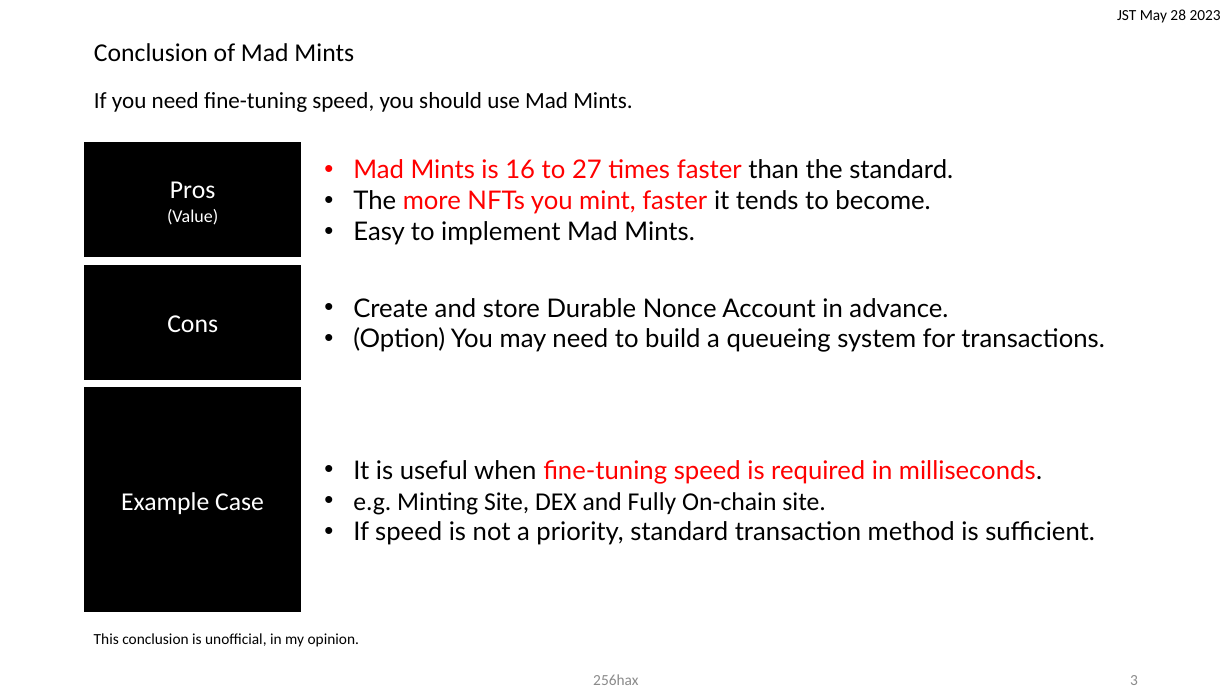
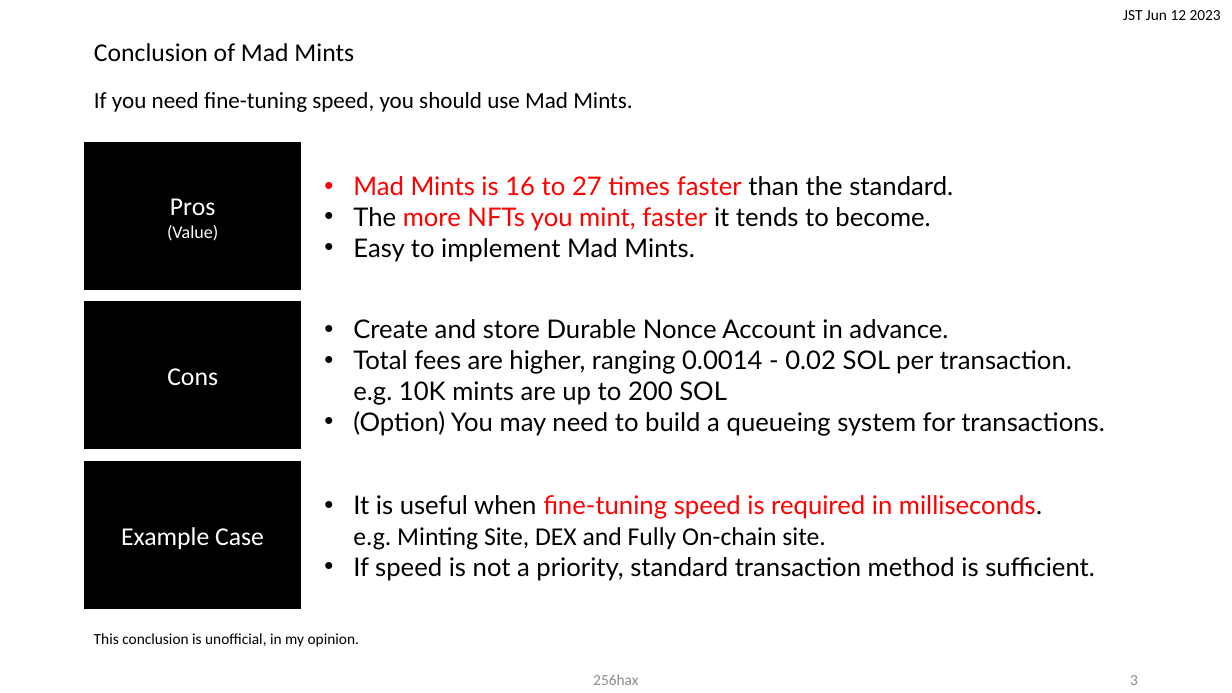
Before and after one commit to 256hax/mad-mints, a slide deck: slide 4 of docs/Mad-Mints.pptx. Drawn at 1232x693 pixels with LibreOffice and Linux fonts; fonts in the diff are those of the drawing; background and template pictures are left out. Boxes give left, top, right and bottom in pixels: in the first picture for what was removed or moved away, otherwise in the second. Text is boxed around its words. In the diff, an @@ line names an element or a change of style, - is before the commit and + after.

Commit message:
docs: update cons (total fees) at P.3

```diff
--- a/docs/Mad-Mints.pptx
+++ b/docs/Mad-Mints.pptx
@@ text at (x1=1123, y1=10, x2=1221, y2=20): text changed @@
-JST May 28 2023
+JST Jun 12 2023
@@ rectangle "Pros" resized from (x1=85, y1=142, x2=301, y2=256) to (x1=85, y1=142, x2=301, y2=289) @@
@@ text "Mad Mints is 16 to ..." moved from (x1=353, y1=159, x2=953, y2=245) to (x1=353, y1=176, x2=953, y2=262) @@
@@ rectangle "Cons" resized from (x1=85, y1=265, x2=301, y2=379) to (x1=85, y1=301, x2=301, y2=448) @@
@@ text "Create and store Durable Nonce ..." moved from (x1=353, y1=298, x2=1105, y2=352) to (x1=353, y1=319, x2=1105, y2=436) @@
@@ text at (x1=353, y1=350, x2=1072, y2=405): paragraph added @@
+• Total fees are higher, ranging 0.0014 - 0.02 SOL per transaction.
+  e.g. 10K mints are up to 200 SOL
@@ rectangle "Example Case" resized from (x1=85, y1=388, x2=301, y2=612) to (x1=85, y1=461, x2=301, y2=608) @@
@@ text "It is useful when fine-tuning ..." moved from (x1=353, y1=460, x2=1095, y2=545) to (x1=353, y1=495, x2=1095, y2=581) @@
@@ text at (x1=353, y1=495, x2=1042, y2=550): text changed @@
-• It is useful when fine-tuning speed is required in milliseconds.
-• e.g. Minting Site, DEX and Fully On-chain site.
+• It is useful when fine-tuning speed is required in milliseconds.
+  e.g. Minting Site, DEX and Fully On-chain site.
```
